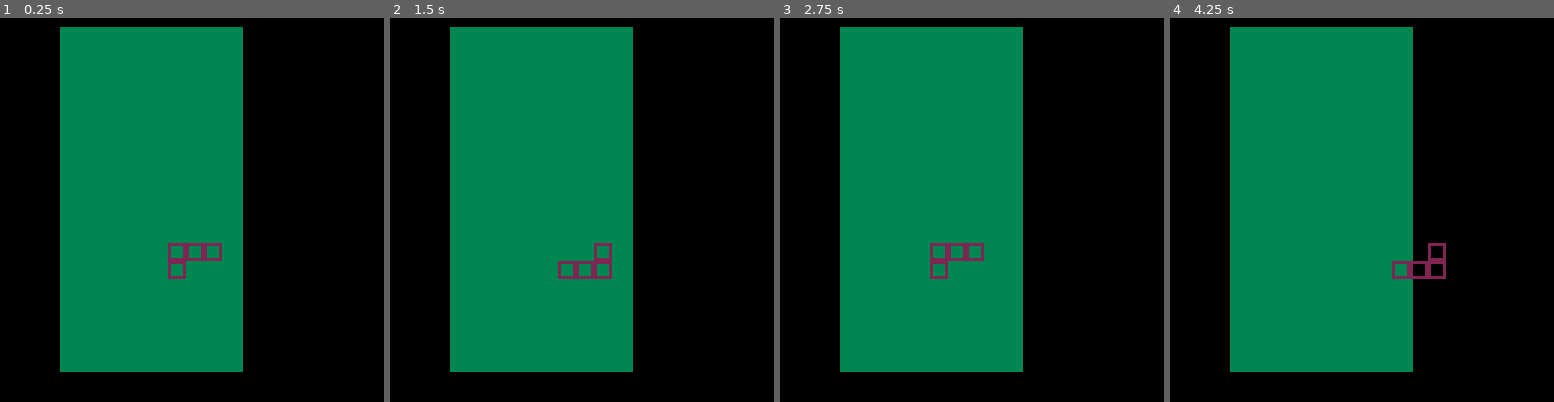
Above: before the commit, frames 1-4 (left to right).
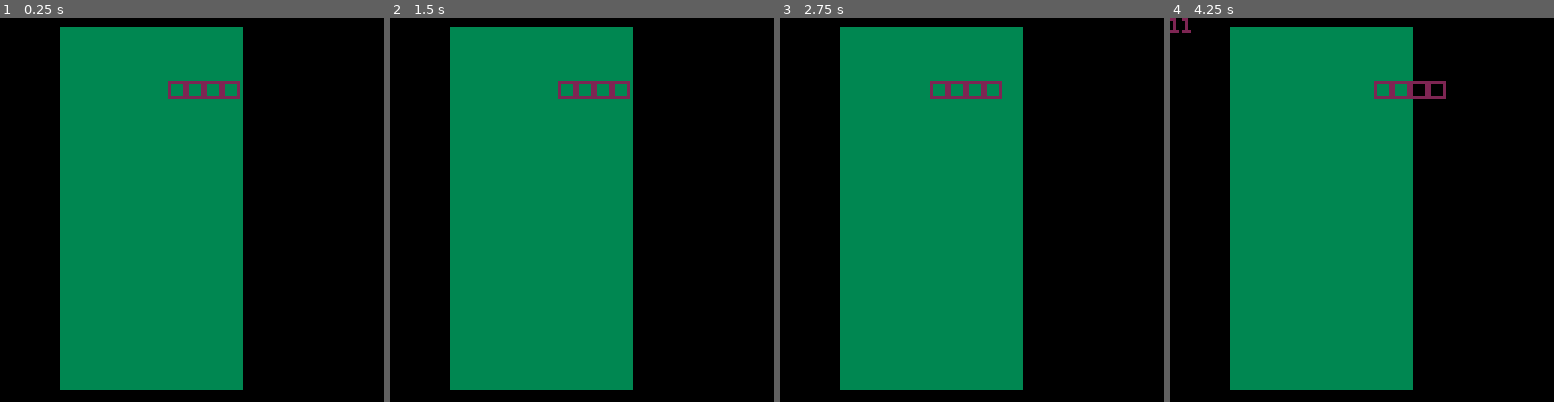
Above: after the commit, the same moments.

Repository: SHKBRD/testris
Game: PICO-8 cartridge tetris.p8
The game is run twice, just before and just after one commit, with the same random seed, the same clock (stepped at 60 frames per second) and the same inputs.
Inputs:
- Up to frame 1 (0.25 s): no input
- Up to frame 2 (1.5 s): tap O (Z key) at 0.33, 0.7, 1.43 s; tap X (X key) at 1.07 s
- Up to frame 3 (2.75 s): hold Left 1.97-2.37 s; tap X (X key) at 2.07, 2.4, 2.73 s; tap O (Z key) at 2.22 s; hold Down from 2.42 s (still down)
- Up to frame 4 (4.25 s): release Down at 2.82 s; hold Right 2.87-3.53 s; tap X (X key) every 0.33 s from 3.07 to 4.07 s; tap O (Z key) at 3.1, 3.98 s; hold Up 3.58-4.08 s; hold Right from 4.13 s (still down)

The runs differ from the first frame. In frame 1, 3.2% of the frame differs, in the area x 15-64%, y 16-97%; in frame 2, 3.2%; in frame 3, 3.2%; in frame 4, 3.3%, in the area x 0-72%, y 0-97%.

Commit message:
add rotations with grid limits

Diff:
--- a/tetris.lua
+++ b/tetris.lua
@@ -14,17 +14,17 @@
     j={57,150,39,210}
 
     currpiece={
-        pieceid=4,
+        pieceid=1,
         rotation_ind=1,
         color=2,
         x=5,
-        y=10,
+        y=1,
         piecegrid={}
     }
     init_piece_grid(currpiece)
 
     boardsizex=10
-    boardsizey=19
+    boardsizey=20
     boardx=20
     boardy=3
     board={}
@@ -149,13 +149,14 @@
 function is_piece_colliding_grid(tetri)
     for row=1,#tetri.piecegrid do
         for col=1,#tetri.piecegrid[row] do
+            block = tetri.piecegrid[row][col]
             boardpx = tetri.x+col-1
             boardpy = tetri.y+row-1
-            if boardpx < 1 or boardpx>boardsizex then
-                stop(1)
+            if (boardpx < 1 or boardpx>boardsizex) and block != 0 then
+                stop(boardpx)
                 return true
             end
-            if tetri.piecegrid[row][col] != 0 and board[boardpy][boardpx] != 0 then
+            if block != 0 and board[boardpy][boardpx] != 0 then
                 stop(2)
                 return true
             end
@@ -164,8 +165,25 @@
     return false
 end
 
-function attempt_rotate_tetrimino(dir)
-    rotate_tetrimino(dir, currpiece)
+function attempt_rotate_tetrimino(dir, tetri)
+    check_tetrimino = {}
+    check_tetrimino = deepcopy(tetri, {})
+    rotate_tetrimino(dir, check_tetrimino)
+    if not is_piece_colliding_grid(check_tetrimino) then
+        currpiece = check_tetrimino
+        return true
+    end
+    check_tetrimino.x -= 1
+    if not is_piece_colliding_grid(check_tetrimino) then
+        currpiece = check_tetrimino
+        return true
+    end
+    check_tetrimino.x += 2
+    if not is_piece_colliding_grid(check_tetrimino) then
+        currpiece = check_tetrimino
+        return true
+    end
+    return false
 end
 
 function rotate_tetrimino(dir, tetri)
